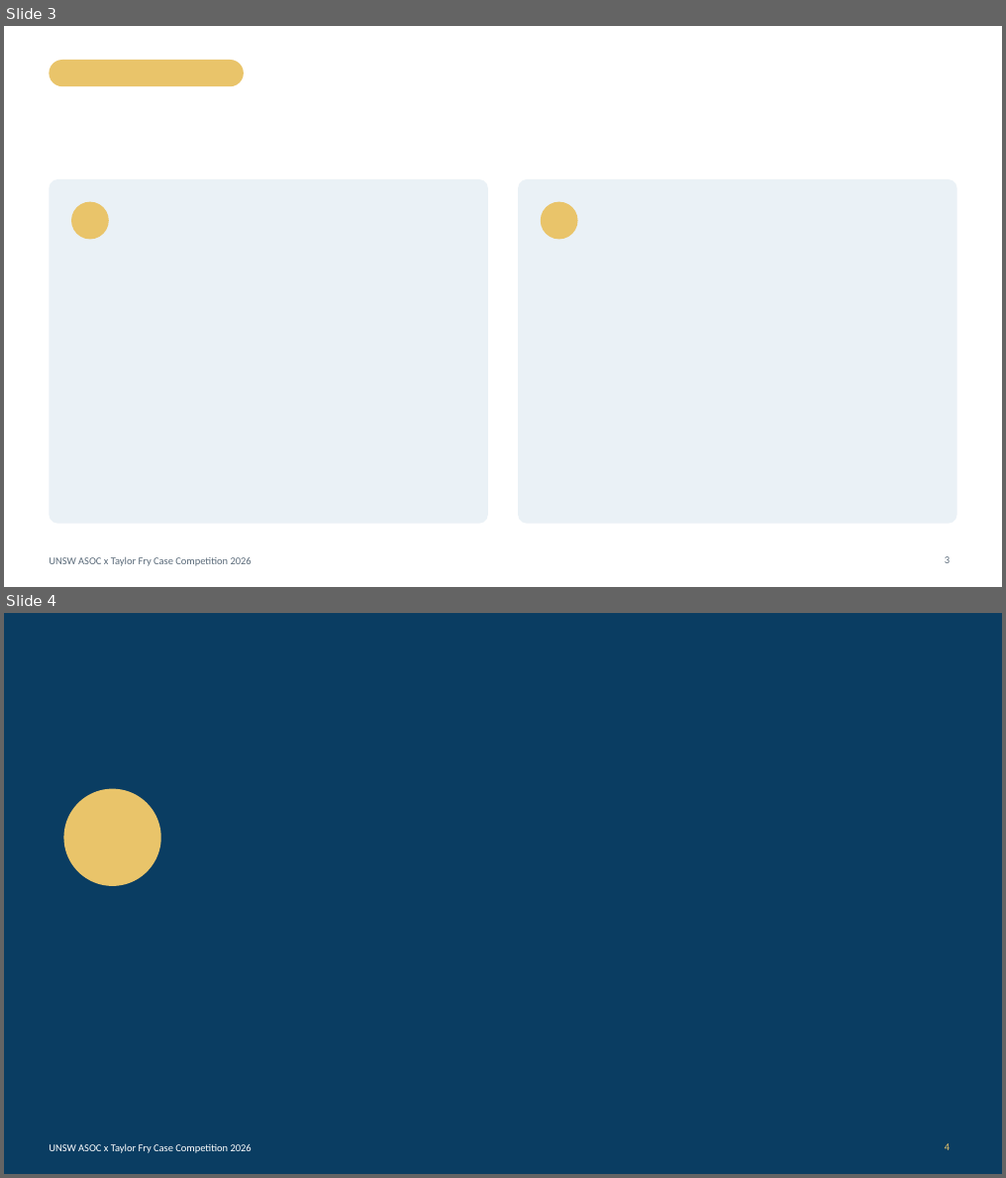
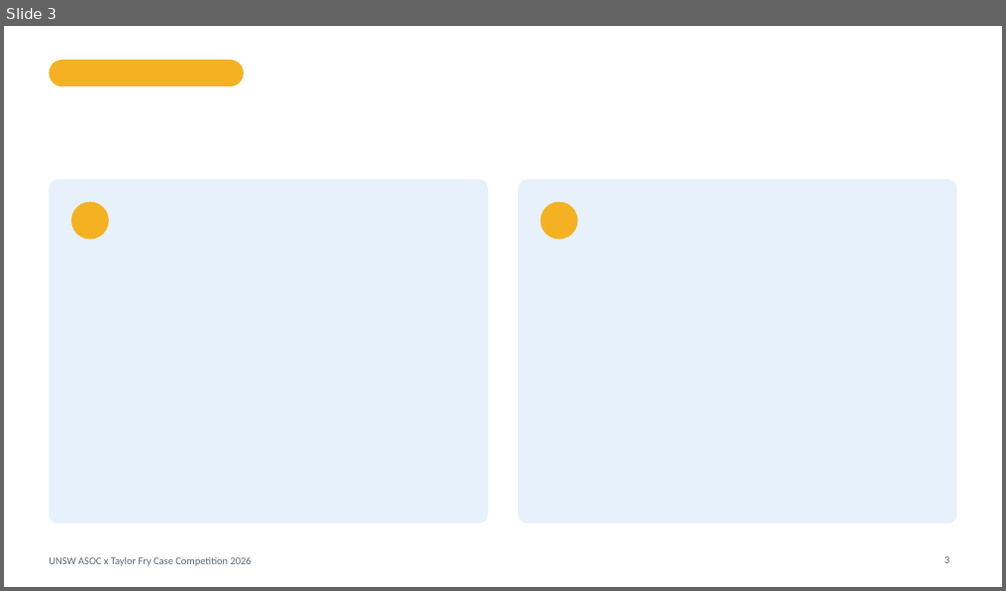
Before and after one commit to Hanlong-Hu/unsw-asoc-taylor-fry-2026, a slide deck: presentation/deck_design.pptx. Shown one above the other, each under a label of ours: slides 3 and 4 before the commit, slide 3 after it. The pictures are 1006x1178 and 1006x591 pixels, drawn with LibreOffice and Linux fonts; fonts in the diff are those of the drawing; background and template pictures are left out. Boxes give left, top, right and bottom in pixels: in the first picture for what was removed or moved away, otherwise in the second. Text is boxed around its words. In the diff, an @@ line names an element or a change of style, - is before the commit and + after.

```diff
--- a/presentation/deck_design.pptx
+++ b/presentation/deck_design.pptx
@@ slide 4 removed at <box>4,613,1002,1174</box>, background #0A3D62 @@
@@ ellipse removed at <box>63,789,161,886</box> @@
@@ text removed at <box>49,1144,252,1154</box> @@
-UNSW ASOC x Taylor Fry Case Competition 2026
@@ page number removed at <box>944,1144,949,1151</box> @@
-4
@@ slide 3 changed as well @@
@@ rounded rectangle at <box>49,179,488,524</box>: fill #EAF1F6 to #E7F1FB @@
@@ rounded rectangle at <box>519,179,957,524</box>: fill #EAF1F6 to #E7F1FB @@
@@ fill #E9C46A to #F4B223 in 3 elements at <box>49,60,244,86</box>, <box>71,202,109,240</box>, <box>541,202,578,240</box> @@
```
Also in this commit, not shown: 18 other slides changed, 5 slides added, 4 other slides removed, 3 other files.
